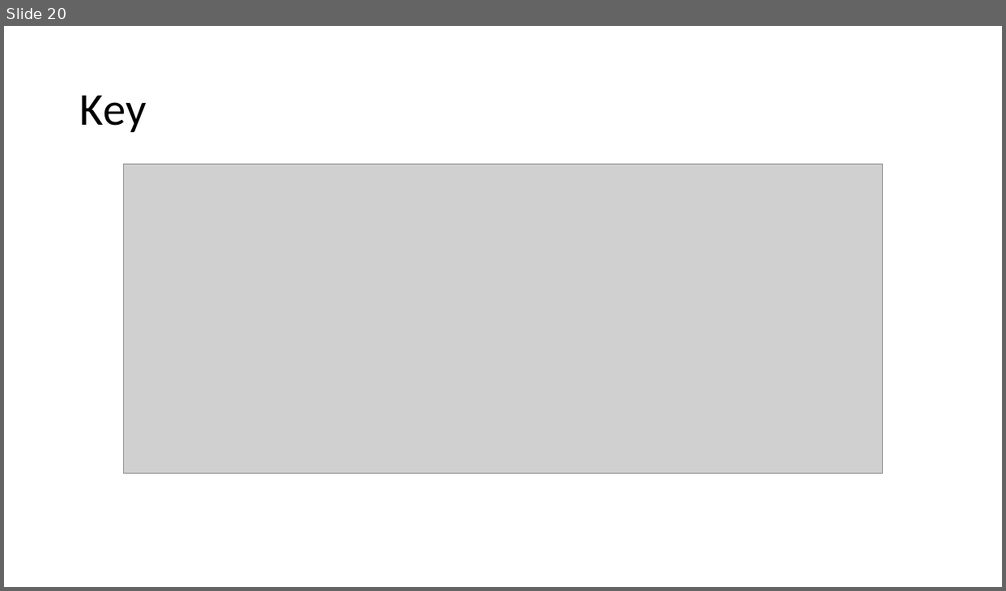
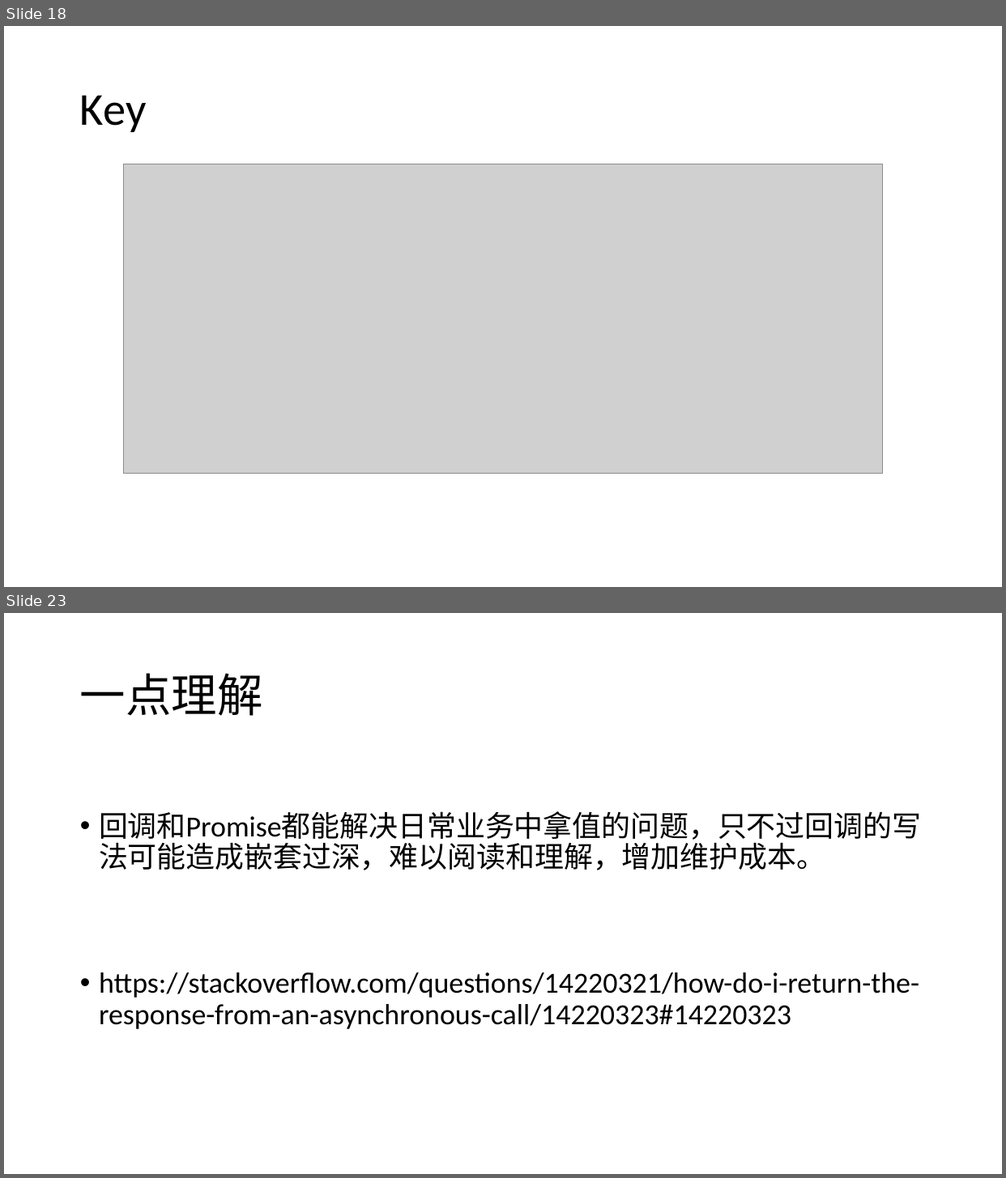
Before and after one commit to WHITE-ILMARE/Technique-Share, a slide deck: Deep Digging in Browser.pptx. Shown one above the other, each under a label of ours: slide 20 before the commit, slides 18 and 23 after it; the slides between them are not shown. The pictures are 1006x591 and 1006x1178 pixels, drawn with LibreOffice and Linux fonts; fonts in the diff are those of the drawing; grey boxes stand for pictures. Boxes give left, top, right and bottom in pixels: in the first picture for what was removed or moved away, otherwise in the second. Text is boxed around its words. In the diff, an @@ line names an element or a change of style, - is before the commit and + after.

```diff
--- a/Deep Digging in Browser.pptx
+++ b/Deep Digging in Browser.pptx
@@ slide 23 added at (x1=4, y1=613, x2=1002, y2=1174), background #FFFFFF @@
@@ title added at (x1=80, y1=673, x2=263, y2=716), 44 pt, text #000000 @@
+一点理解
@@ text added at (x1=99, y1=811, x2=921, y2=1029), 28 pt, text #000000 @@
+• 回调和Promise都能解决日常业务中拿值的问题，只不过回调的写法可能造成嵌套过深，难以阅读和理解，增加维护成本。
+• https://stackoverflow.com/questions/14220321/how-do-i-return-the-response-from-an-asynchronous-call/14220323#14220323
@@ what was slide 20 is now slide 18 @@
```
Also in this commit, not shown: 4 slides changed, 2 other slides added, 1 slide removed.
